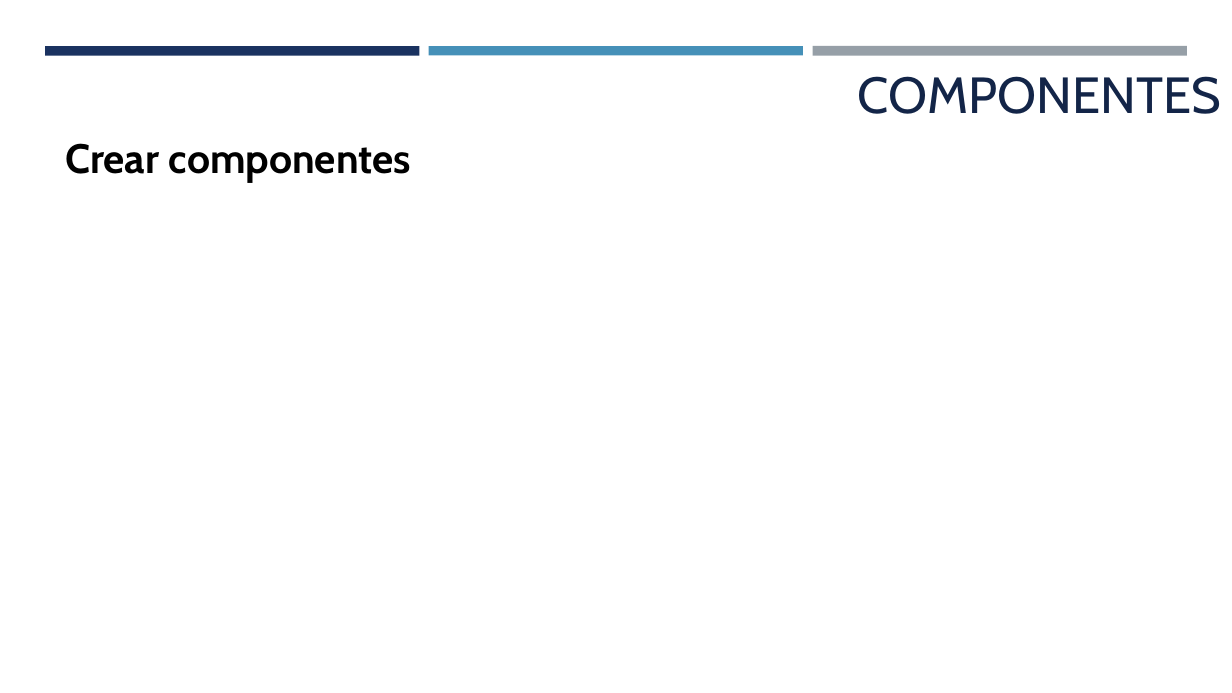
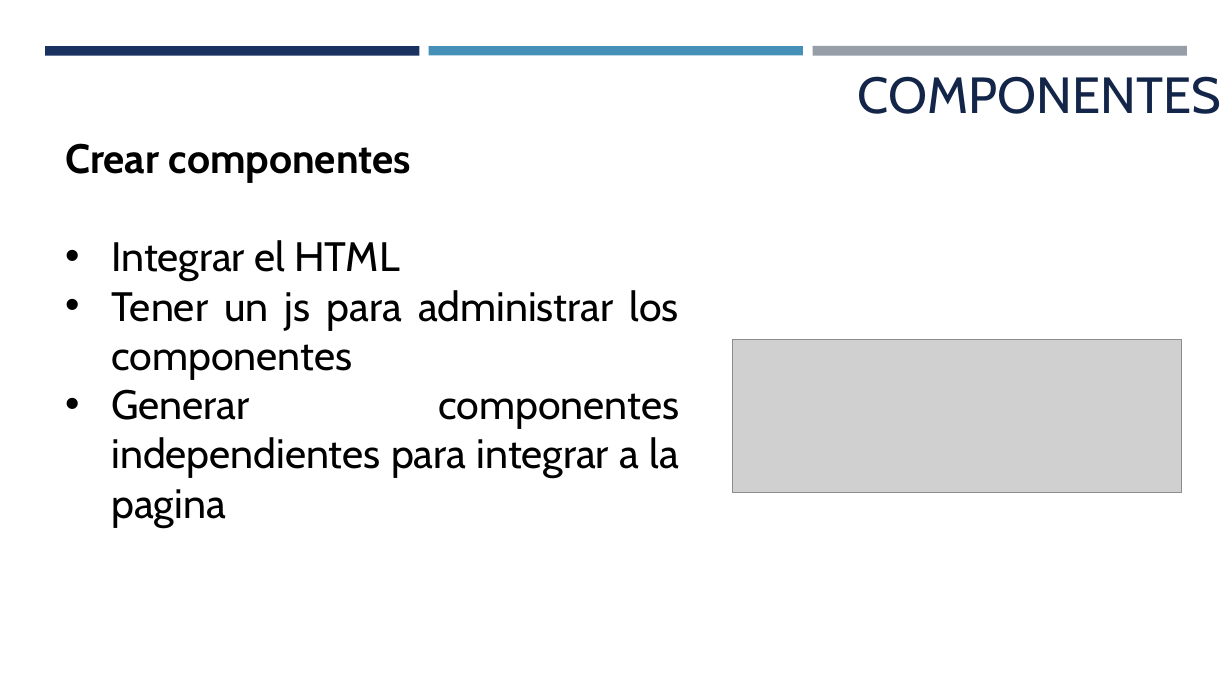
Before and after one commit to Camilobd/MinTic---Desarrollo-Web_Gr-9-10, a slide deck: slide 13 of Recursos/2. React.pptx. Drawn at 1232x693 pixels with LibreOffice and Linux fonts; fonts in the diff are those of the drawing; grey boxes stand for pictures. Boxes give left, top, right and bottom in pixels: in the first picture for what was removed or moved away, otherwise in the second. Text is boxed around its words. In the diff, an @@ line names an element or a change of style, - is before the commit and + after.

```diff
--- a/Recursos/2. React.pptx
+++ b/Recursos/2. React.pptx
@@ text at [111, 240, 679, 528]: paragraphs added @@
+• Integrar el HTML
+• Tener un js para administrar los componentes
+• Generar componentes independientes para integrar a la pagina
@@ picture added at [732, 339, 1181, 493] @@
```
Also in this commit, not shown: 32 other files.
